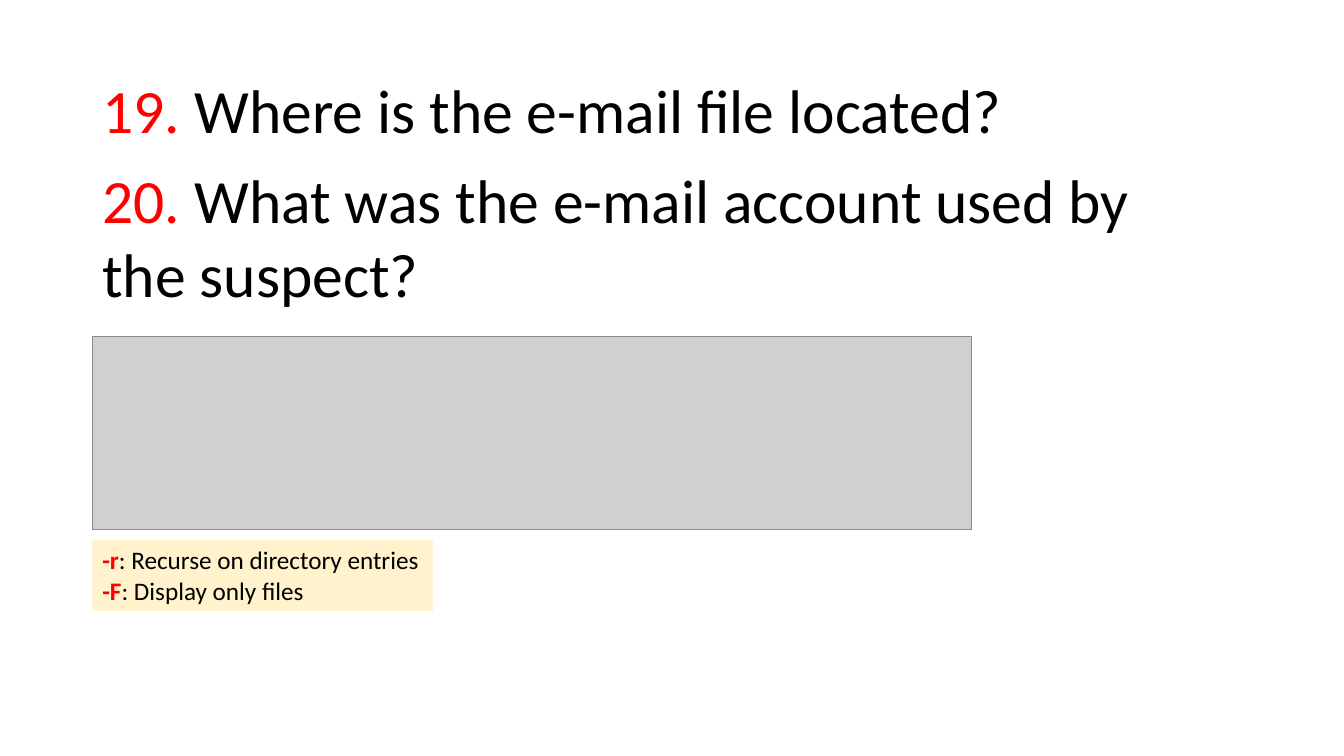
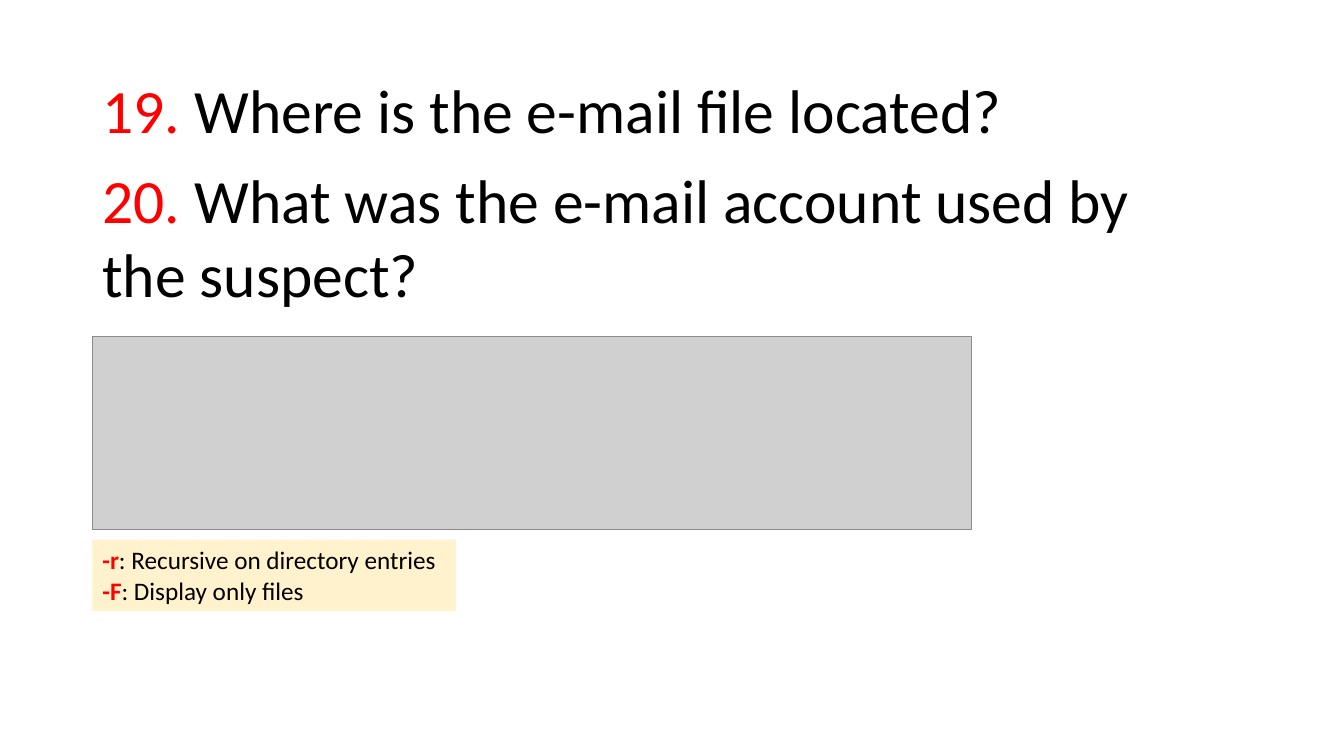
Before and after one commit to frankwxu/digital-forensics-lab, a slide deck: slide 3 of NIST_Data_Leakage_Case/NIST_Data_Leakage_04_Email_USB.pptx. Drawn at 1344x756 pixels with LibreOffice and Linux fonts; fonts in the diff are those of the drawing; grey boxes stand for pictures; background and template pictures are left out. Boxes give left, top, right and bottom in pixels: in the first picture for what was removed or moved away, otherwise in the second. Text is boxed around its words. In the diff, an @@ line names an element or a change of style, - is before the commit and + after.

```diff
--- a/NIST_Data_Leakage_Case/NIST_Data_Leakage_04_Email_USB.pptx
+++ b/NIST_Data_Leakage_Case/NIST_Data_Leakage_04_Email_USB.pptx
@@ rectangle "-r: Recursive on directory entries": place and size @@
-rectangle "-r: Recursive on directory entries" at [93, 539, 434, 611]
+rectangle "-r: Recursive on directory entries" at [93, 539, 457, 611]
@@ text in rectangle at [102, 551, 436, 573]: text changed @@
--r: Recurse on directory entries
+-r: Recursive on directory entries
```
Also in this commit, not shown: 6 other slides changed, 8 other files.
